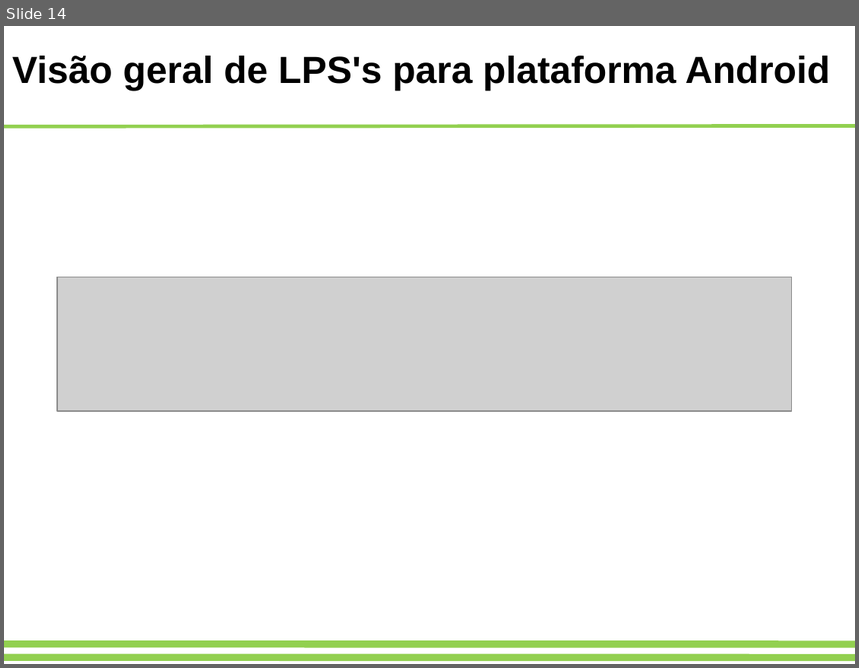
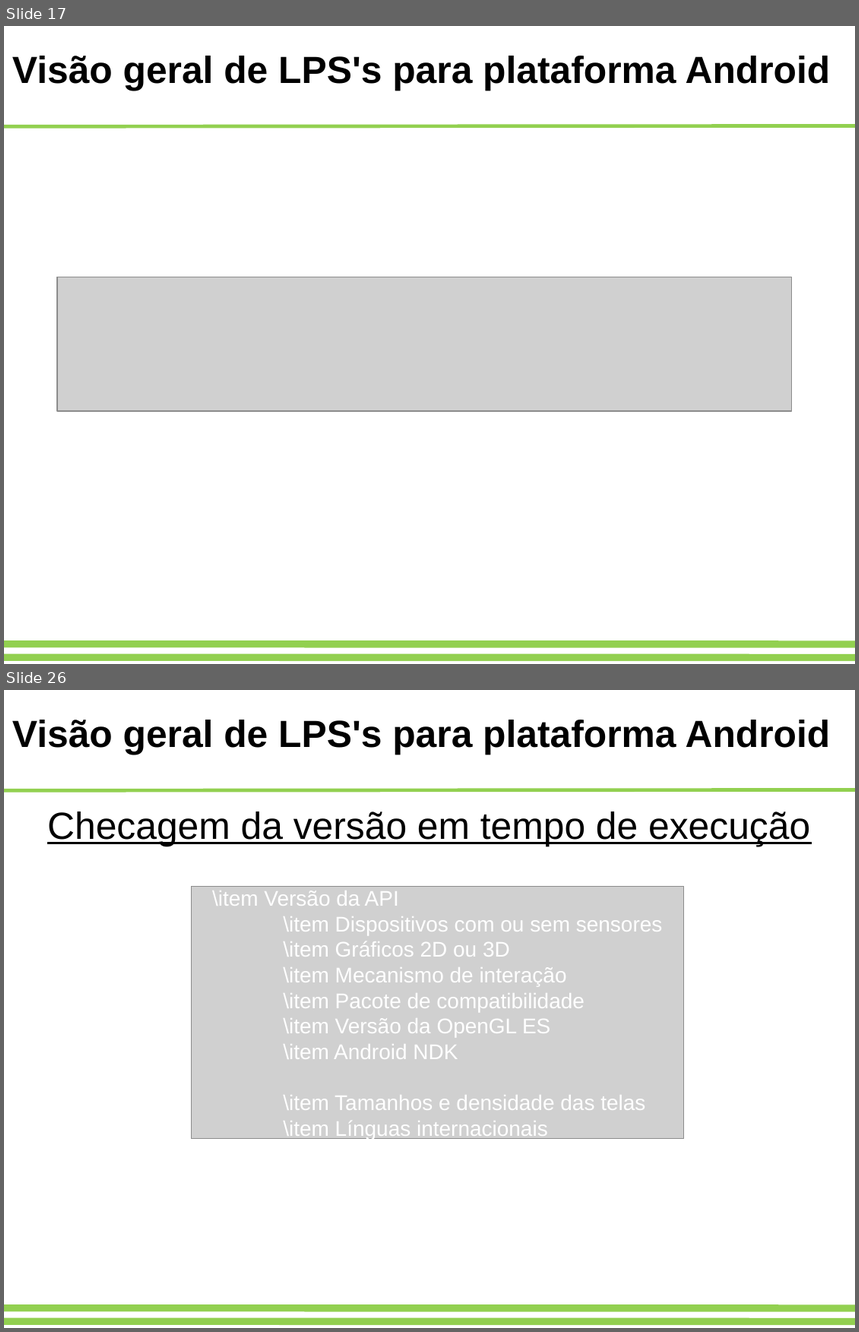
Before and after one commit to adorilson/lps-stuff, a slide deck: trabalhofinal/apresentacao.odp. Shown one above the other, each under a label of ours: slide 14 before the commit, slides 17 and 26 after it; the slides between them are not shown. The pictures are 859x668 and 859x1332 pixels, drawn with LibreOffice and Linux fonts; fonts in the diff are those of the drawing; grey boxes stand for pictures. Boxes give left, top, right and bottom in pixels: in the first picture for what was removed or moved away, otherwise in the second. Text is boxed around its words. In the diff, an @@ line names an element or a change of style, - is before the commit and + after.

```diff
--- a/trabalhofinal/apresentacao.odp
+++ b/trabalhofinal/apresentacao.odp
@@ slide 26 added at [4,690,855,1328], background #FFFFFF; not listed: 3 template elements that a slide beside it also shows @@
@@ text added at [12,720,831,755], 32 pt, text #000000, bold @@
+Visão geral de LPS's para plataforma Android
@@ text added at [47,812,810,847], 32 pt, text #000000, underline @@
+Checagem da versão em tempo de execução
@@ picture added at [191,887,684,1139] @@
@@ text added at [212,891,663,1140], 18 pt, text #FFFFFF @@
+\item Versão da API
+\item Dispositivos com ou sem sensores
+\item Gráficos 2D ou 3D
+\item Mecanismo de interação
+\item Pacote de compatibilidade
+\item Versão da OpenGL ES
+\item Android NDK
+\item Tamanhos e densidade das telas
+\item Línguas internacionais
@@ what was slide 14 is now slide 17 @@
```
Also in this commit, not shown: 6 slides changed, 20 other slides added, 3 slides removed, 18 other files.
